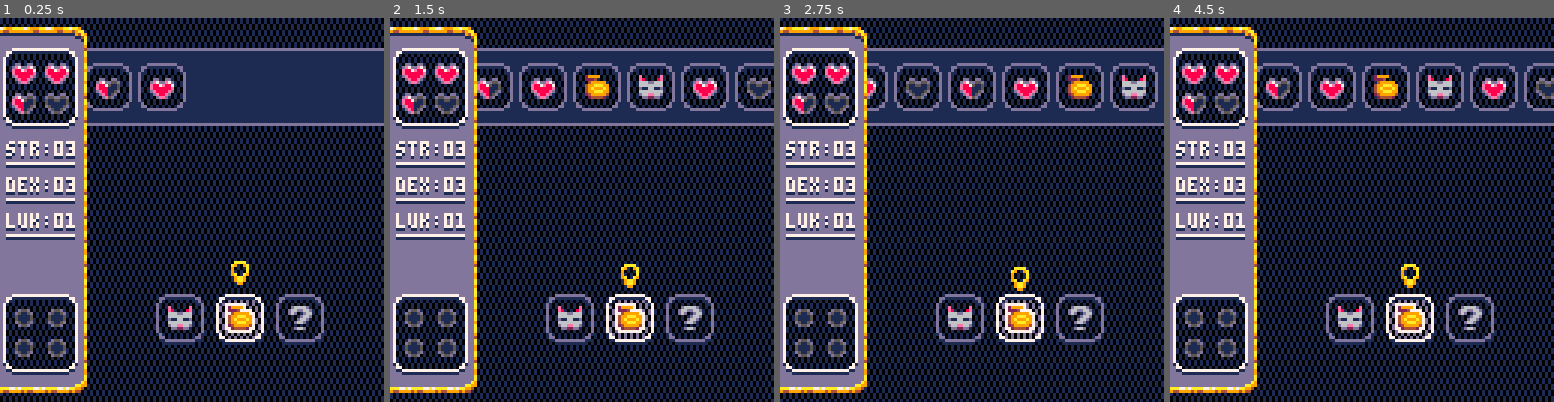
Above: before the commit, frames 1-4 (left to right).
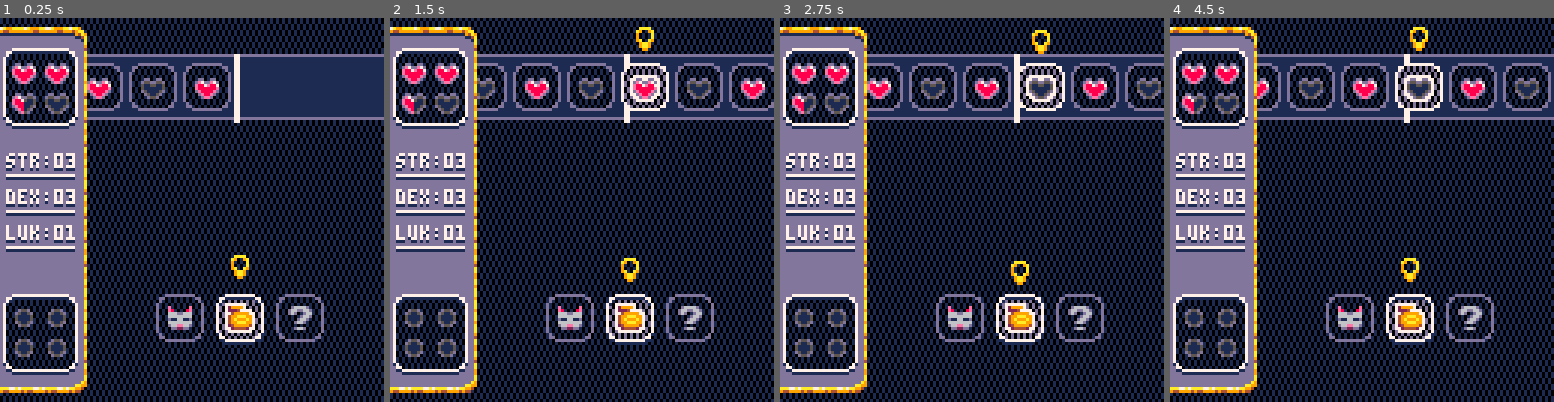
Above: after the commit, the same moments.

Repository: jubbers/pico8
Game: PICO-8 cartridge carts/brackeys.p8
The game is run twice, just before and just after one commit, with the same random seed, the same clock (stepped at 60 frames per second) and the same inputs.
Inputs:
- Up to frame 1 (0.25 s): no input
- Up to frame 2 (1.5 s): no input
- Up to frame 3 (2.75 s): no input
- Up to frame 4 (4.5 s): no input

The runs differ from the first frame. In frame 1, 9.2% of the frame differs, in the area x 1-100%, y 7-86%; in frame 2, 12%; in frame 3, 13%, in the area x 1-100%, y 3-86%; in frame 4, 13%.

Commit message:
feat: scroller is feature-complete

Diff:
--- a/carts/brackeys.p8
+++ b/carts/brackeys.p8
@@ -16,7 +16,8 @@
   colors={black=0,blue_d=1,purp_d=2,green_d=3,brown=4,grey_d=5,grey_l=6,white=7,red=8,orange=9,yellow=10,green_l=11,blue=12,lavender=13,pink=14,peach=15}
   pi=3.1415
 
-  init_scroller({5,6,7,5,22,23},23)
+  -- init_scroller({5,5,6,7,5,22,23},23)
+  init_scroller({5,7},23)
 
   player={
     health=5,
@@ -122,15 +123,15 @@
   map_width=map_end-map_start
   map_center=map_start+(map_width/2)
 
-  draw_icon_at(22,map_center-16-4,100,false) -- 16=box width, 4=gap
-  draw_icon_at(23,map_center,     100,true)
-  draw_icon_at(25,map_center+16+4,100,false)
+  draw_icon_at(22,map_center-16-4,100,false,true) -- 16=box width, 4=gap
+  draw_icon_at(23,map_center,     100,true,false)
+  draw_icon_at(25,map_center+16+4,100,false,true)
 
   draw_scroller()
 
 end
 
--- Initialize the random choice scroller
+-- Initialize the random choice scroller required fields
 function init_scroller(sprs, y)
   --[[
     args:
@@ -140,8 +141,31 @@
       gap:  spacing between each of the in the scroller
       drag: drag coefficient to slow the scroll by
   ]]
-  scroll_data = {sprs = sprs,y=y,spd=7,gap=10,drag=0.05,spr_w=8,items={},}
+
+  -- shuffle order of sprites
+  shuffle_inplace(sprs)
+
+  -- insert items into table based on a pseudo-random speed + drag coeffecient
+  -- choices below are intentionally chosen so the scroll wheel lands approximately
+  -- in the center of the item box every time
+  local possible_scrollers={
+    {sprs={},y=y,spd=7,gap=10,drag=0.0602,spr_w=8,items={}},
+    {sprs={},y=y,spd=9,gap=10,drag=0.070555,spr_w=8,items={}},
+    {sprs={},y=y,spd=8,gap=10,drag=0.0777011,spr_w=8,items={}},
+    {sprs={},y=y,spd=8,gap=10,drag=0.072,spr_w=8,items={}},
+    {sprs={},y=y,spd=6,gap=10,drag=0.0645,spr_w=8,items={}},
+  }
+  scroll_data=possible_scrollers[flr(rnd(#possible_scrollers))+1]
   local s = scroll_data
+
+  -- reinsert the table data (maintaining the shuffled order) until at least 8 items are included
+  while #s.sprs < 8 do
+    for i=1,#sprs do
+      add(s.sprs, sprs[i])
+    end
+  end
+
+  -- set up item data + table metadata
   local step = 8 + s.gap
   for i=1,#s.sprs do
     scroll_data.items[i] = {
@@ -152,18 +176,26 @@
   scroll_data.total_width = (#scroll_data.sprs) * step
 end
 
--- update positions and slow down; call from _update()
+-- update positions of items on the scroller and apply drag every game tick
 function update_scroller()
   local s = scroll_data
   if not s then return end
   s.spd = max(0, s.spd - s.drag)
   for i=1,#s.sprs do
+    -- move based on spd
     s.items[i].x += s.spd
+
     -- wrap when fully outside of screen
     if s.items[i].x > 128 + s.spr_w then
       s.items[i].x -= s.total_width
     end
-    -- TODO: set selected
+
+    -- set if the item is selected or not
+    if abs((29+128)/2 - s.items[i].x) < 9 then
+      s.items[i].selected = true
+    else
+      s.items[i].selected = false
+    end
   end
 end
 
@@ -173,33 +205,36 @@
   local s = scroll_data
 
   -- draw container 1px behind the sidebar left + 1px offscreen right
-  rectfill(28,s.y-13,128,s.y+12,colors.blue_d)
-  rect(28,s.y-13,128,s.y+12,colors.lavender)
-  line()
+  local y1,y2=s.y-11,s.y+10
+  rectfill(28,y1,128,y2,colors.blue_d)
+  rect(28,y1,128,y2,colors.lavender)
+  local x=(28+128)/2
+  rect(x,y1,x+1,y2+1,colors.white)
 
   -- draw items
   for i=1,#s.sprs do
-    draw_icon_at(s.sprs[i],flr(s.items[i].x),s.y)
+    draw_icon_at(s.sprs[i], flr(s.items[i].x), s.y, s.items[i].selected, true)
   end
 end
 
 
 -- draw a given sprite to the game map
-function draw_icon_at(s,x,y,se)
+function draw_icon_at(s,x,y,se,dd)
   --[[
     args:
       s:  sprite to draw
       x:  x position
       y:  y position
-      se: selected (optional bool)
+      se: selected? (optional, bool)
+      dd: disable dropshadow (optional, bool)
   ]]
 
   if se then
-    fancy_container_c(x,y,16,16,3,colors.lavender,colors.white,"fr")
-    point_indicator_at(x,y-8,10,30)
+    fancy_container_c(x,y,16,16,3,colors.lavender,colors.white,"fr",dd)
+    point_indicator_at(x,y-10,10,30)
     spr_outline_c(s,x,y,colors.white)
   else
-    fancy_container_c(x,y,16,16,3,colors.blue_d,colors.lavender,"fs")
+    fancy_container_c(x,y,16,16,3,colors.blue_d,colors.lavender,"fs",dd)
     spr_c(s,x,y,8,8)
   end
 end
@@ -217,7 +252,7 @@
   spr(21, x-4, y-o+wiggle)
 end
 
-function fancy_container(x,y,w,h,r,f,b,ft)
+function fancy_container(x,y,w,h,r,f,b,ft,dd)
   --[[
     Draw a fancy UI container to the screen
 
@@ -230,15 +265,16 @@
       f:  Fill color
       b:  Border color
       ft: Fill type --  "fr" (default) | "ff" | "fs" -- see set_fill() for details
+      dd: Disable dropshadow
   ]]
   if (ft == nil) ft = "fr"
-  set_fill()                  -- solid fill
-  rrectfill(x, y, w, h, r, f) -- fill solid
-  set_fill(ft)              -- fancy fill (inv.)
-  rrectfill(x, y, w, h, r, f) -- populate rect w fancy fill
-  set_fill()                  -- solid fill
-  rrect(x, y+1, w, h, r, 1)   -- border drop shadow
-  rrect(x, y, w, h, r, b)     -- border
+  set_fill()                                  -- solid fill
+  rrectfill(x, y, w, h, r, f)                 -- fill solid
+  set_fill(ft)                                -- fancy fill (inv.)
+  rrectfill(x, y, w, h, r, f)                 -- populate rect w fancy fill
+  set_fill()                                  -- solid fill
+  if not dd then rrect(x, y+1, w, h, r, 1) end  -- border drop shadow (optional)
+  rrect(x, y, w, h, r, b)                     -- border
 end
 
 -- Set fill type based on passed type (t)
@@ -259,7 +295,7 @@
 
 -- draw the current player stats to the sidebar
 function draw_stats()
-  local base_height,spacing,line_gap=41,12,7
+  local base_height,spacing,line_gap=45,12,7
   for i=1,#player.stats_order do
     local k = player.stats_order[i]
     local v = player.stats[k]
@@ -294,8 +330,8 @@
 end
 
 -- centered variant of normal fancy container
-function fancy_container_c(x,y,w,h,r,f,b,ft)
-  fancy_container(x-(w/2), y-(h/2),w,h,r,f,b,ft)
+function fancy_container_c(x,y,w,h,r,f,b,ft,dd)
+  fancy_container(x-(w/2), y-(h/2),w,h,r,f,b,ft,dd)
 end
 
 -- centered variant of a spr function
@@ -349,7 +385,18 @@
   spr_outline(s, x-4, y-4, c, th, xs, ys, fh, fv)
 end
 
-
+-- shuffle a table's items in-place
+function shuffle_inplace(t)
+  --[[
+    args:
+      t: table to shuffle
+  ]]
+  for i=#t,2,-1 do
+    local j = flr(rnd(i)) + 1
+    t[i], t[j] = t[j], t[i]
+  end
+  return t
+end
 
 
 __gfx__
Not shown, changed: activity_log.txt
